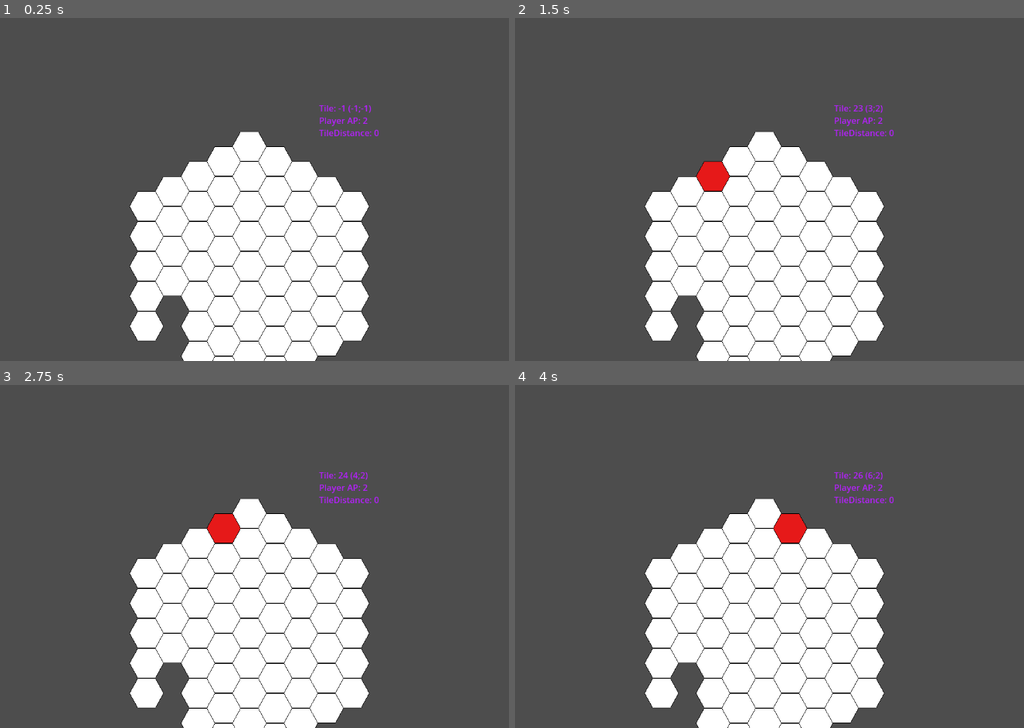
Above: before the commit, frames 1-4 (two rows, left to right).
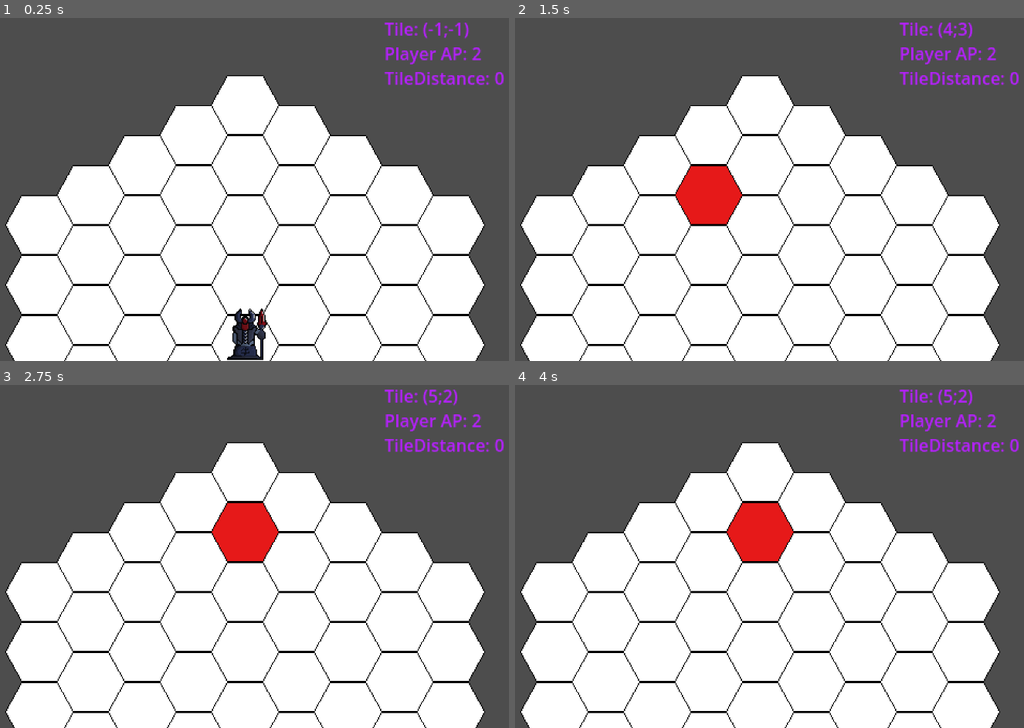
Above: after the commit, the same moments.

Repository: jy4be/gamejam-2025
Game: Godot game, scene res://root.tscn
Same seed, same stepped clock (60 frames per second), same inputs: the game is played once before the commit and once after it.
Inputs (mouse positions are in pixels of both pictures, inside the frame that each line leads up to):
- Up to frame 1 (0.25 s): no input
- Up to frame 2 (1.5 s): tap Enter at 0.5 s; move the mouse to (764, 144) at 0.52 s; click (764, 144) at 0.67 s; tap Space at 1.25 s; move the mouse to (713, 175) at 1.27 s; click (713, 175) at 1.42 s
- Up to frame 3 (2.75 s): tap Enter at 2 s; move the mouse to (223, 529) at 2.02 s; click (223, 529) at 2.17 s
- Up to frame 4 (4 s): tap Space at 2.75 s; move the mouse to (764, 542) at 2.77 s; click (764, 542) at 2.92 s; tap Enter at 3.5 s; move the mouse to (789, 529) at 3.52 s; click (789, 529) at 3.67 s

The runs differ from the first frame. In frame 1, 39% of the frame differs, in the area x 1-100%, y 1-100%; in frame 2, 39%; in frame 3, 39%; in frame 4, 40%.

Commit message:
Refactor for Unit spawning

Diff:
--- a/Scripts/root.gd
+++ b/Scripts/root.gd
@@ -8,9 +8,8 @@
 var players: Array = []
 var units: Array = []
 
-var currentHoveredTileIndex: int = -1
-var selectedTileIndex: int = -1
-
+var currentHoveredTileIndex: Vector2i = Vector2i(-1, -1)
+var selectedTileIndex: Vector2i = Vector2i(-1, -1)
 
 var currentSelectedTileIndexXY: Vector2i = Vector2i(-1,-1)
 
@@ -21,30 +20,34 @@
 	map.generate(Vector2i(10, 10))
 	SignalBus.connect("MouseTileHover",
 		func(tile: Tile):
-			currentHoveredTileIndex = map.getPositionOfTile(tile)
+			currentHoveredTileIndex = map.getIndexOfTile(tile)
 			tile.setStateFlag(Tile.TILE_STATE.HOVERED, true)
 			currentSelectedTileIndexXY = map.getIndexOfTile(tile))
 
 	SignalBus.connect("MouseTileExit",
 		func(tile: Tile):
-			if tile == map.mapBuffer[currentHoveredTileIndex]:
-				currentHoveredTileIndex = -1
+			if tile == map.getTile(currentHoveredTileIndex):
+				currentHoveredTileIndex = Vector2i(-1, -1)
 			tile.setStateFlag(Tile.TILE_STATE.HOVERED, false))
+
+	createUnit(load("res://scenes/unit.tscn"), currentPlayer, Vector2i(5,5))
 
 # Called every frame. 'delta' is the elapsed time since the previous frame.
 func _process(delta: float) -> void:
 	if Input.is_mouse_button_pressed(MOUSE_BUTTON_LEFT):
-		if selectedTileIndex >= 0:
-			map.mapBuffer[selectedTileIndex].setStateFlag(Tile.TILE_STATE.SELECTED, false)
+		if selectedTileIndex != Vector2i(-1, -1):
+			map.getTile(selectedTileIndex).setStateFlag(Tile.TILE_STATE.SELECTED, false)
 		selectedTileIndex = currentHoveredTileIndex
-		if currentHoveredTileIndex >= 0:
+		if currentHoveredTileIndex != Vector2i(-1, -1):
 			if len(units) > 0:
 				destroyUnit(0)
-			#createUnit(load("res://scenes/unit.tscn"), currentPlayer, currentHoveredTileIndex)
-	if selectedTileIndex >= 0:
-		map.mapBuffer[selectedTileIndex].setStateFlag(Tile.TILE_STATE.SELECTED, true)
-	label.text = "Tile: %d (%d;%d)\nPlayer AP: %d\nTileDistance: %d" % [selectedTileIndex,currentSelectedTileIndexXY.x, currentSelectedTileIndexXY.y, currentPlayer.ActionPoints
-		, map.getDistance(map.getIndexOfTile(map.mapBuffer[selectedTileIndex]), map.getIndexOfTile(map.mapBuffer[currentHoveredTileIndex]))]
+
+	if selectedTileIndex != Vector2i(-1, -1):
+		map.getTile(selectedTileIndex).setStateFlag(Tile.TILE_STATE.SELECTED, true)
+	label.text = "Tile: (%d;%d)\nPlayer AP: %d\nTileDistance: %d" % [currentSelectedTileIndexXY.x, currentSelectedTileIndexXY.y, currentPlayer.ActionPoints
+		, map.getDistance(selectedTileIndex, currentHoveredTileIndex)]
+
+	updateUnitPositions()
 
 func turnReset():
 	pass
@@ -55,15 +58,15 @@
 		.map(
 			func(n: Node) -> Player: return n))
 
-func createUnit(unitScene: Resource, owningPlayer: Player, tileIndex: int) -> void:
+func createUnit(unitScene: Resource, owningPlayer: Player, tileIndex: Vector2i) -> void:
 	var unit:Unit = Unit.New_Unit(currentPlayer, tileIndex, Unit.UNITTYPE.GENERAL)
 	add_child(unit)
 	units.append(unit)
-	moveUnitToTile(unit)
 
-func moveUnitToTile(unit: Unit):
-	var targetTile: Tile = map.mapBuffer[unit.currentOccupiedTileIndex]
-	unit.transform.origin = targetTile.transform.get_origin()
+func updateUnitPositions():
+	for unit in units:
+		var targetTile: Tile = map.getTile(unit.currentOccupiedTileIndex)
+		unit.transform.origin = targetTile.transform.get_origin()
 
 func destroyUnit(unitIndex: int) -> void:
 	var unit: Unit = units.pop_at(unitIndex)
--- a/Scripts/unit.gd
+++ b/Scripts/unit.gd
@@ -7,7 +7,8 @@
 
 var health: int = 2
 var controller: Player
-var currentOccupiedTileIndex: int
+var currentOccupiedTileIndex: Vector2i
+var type: UNITTYPE
 
 var _hasMoved: bool
 
@@ -21,22 +22,21 @@
 func turnReset():
 	pass
 
-func move(tileIndex: int) -> void:
+func move(tileIndex: Vector2i) -> void:
 	pass
 
-static func New_Unit(belongsTo: Player, occupiedTile: int, type: UNITTYPE) -> Unit:
+static func New_Unit(belongsTo: Player, occupiedTile: Vector2i, type: UNITTYPE) -> Unit:
 	var scene: PackedScene = load("res://scenes/unit.tscn")
 	var unit: Unit = scene.instantiate()
-	print(belongsTo.GeneralSkin)
 	unit.controller = belongsTo
 	unit.health = 2
 	unit.currentOccupiedTileIndex = occupiedTile
-	unit.setType(type)
+	unit.type = type
 	return unit
 
 # Called when the node enters the scene tree for the first time.
 func _ready() -> void:
-	pass # Replace with function body.
+	setType(type)
 
 
 # Called every frame. 'delta' is the elapsed time since the previous frame.
--- a/root.tscn
+++ b/root.tscn
@@ -4,7 +4,7 @@
 [ext_resource type="Script" uid="uid://b1tuayhgkl7c2" path="res://Scripts/root.gd" id="1_pyidc"]
 [ext_resource type="PackedScene" uid="uid://dfy0gq0hrpvb7" path="res://scenes/player.tscn" id="3_vvh5c"]
 [ext_resource type="Texture2D" uid="uid://dnv1xew0uhlk5" path="res://Assets/Shogun_rot.png" id="4_jnlp7"]
-[ext_resource type="Texture2D" uid="uid://cgbfnuukcps8r" path="res://Assets/Shogun_OX.png" id="5_l8v81"]
+[ext_resource type="Texture2D" uid="uid://j2o3ascmr44c" path="res://Assets/Shogun_OX_48px.png" id="4_l8v81"]
 
 [sub_resource type="CanvasItemMaterial" id="CanvasItemMaterial_jnlp7"]
 
@@ -16,11 +16,12 @@
 
 [node name="Camera2D" type="Camera2D" parent="."]
 position = Vector2(248, 161)
+zoom = Vector2(2, 2)
 
 [node name="Players" type="Node" parent="."]
 
 [node name="PlayerNode" parent="Players" instance=ExtResource("3_vvh5c")]
-GeneralSkin = ExtResource("5_l8v81")
+GeneralSkin = ExtResource("4_l8v81")
 PawnSkin = ExtResource("4_jnlp7")
 PlayerName = "FrankG123"
 
--- a/scenes/unit.tscn
+++ b/scenes/unit.tscn
@@ -5,5 +5,5 @@
 
 [node name="Unit" type="Sprite2D"]
 texture = ExtResource("1_k673f")
-offset = Vector2(0, -20)
+offset = Vector2(0, -10)
 script = ExtResource("2_1jvru")
Not shown, added: Assets/Shogun_OX_48px.png.import
